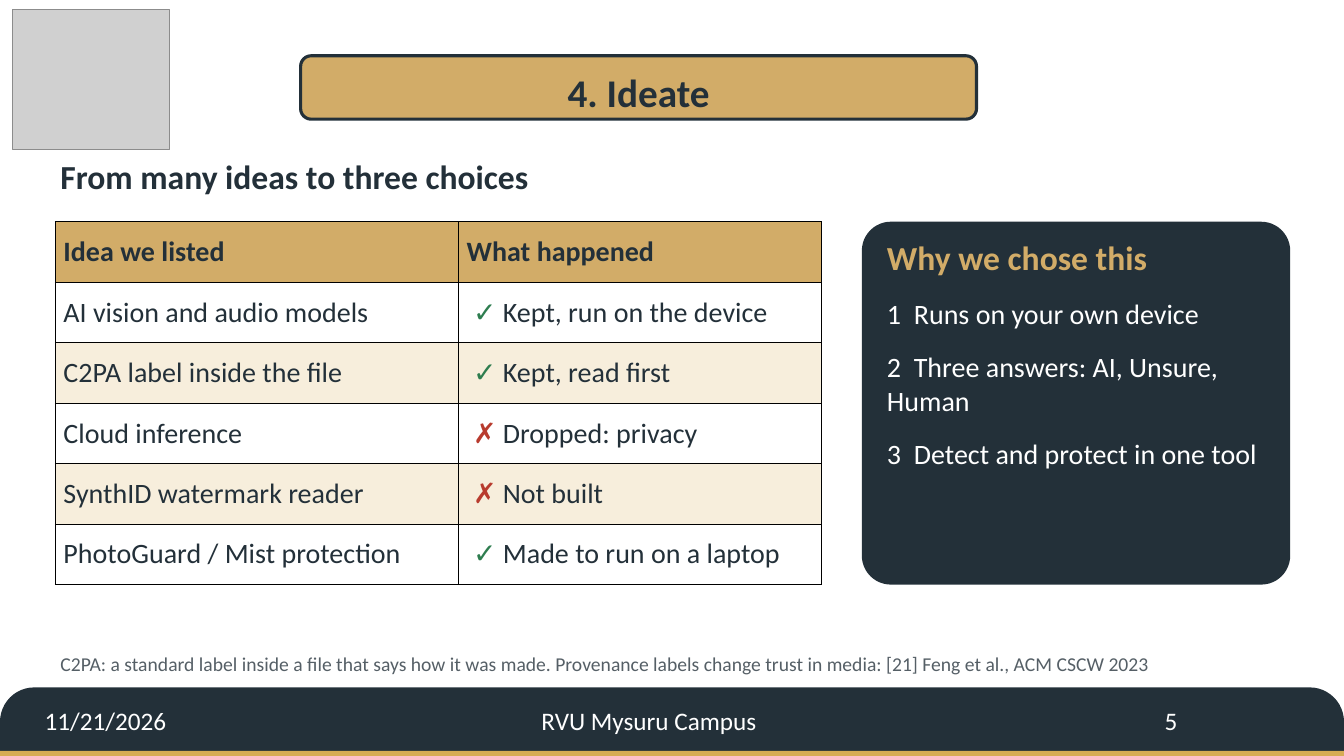
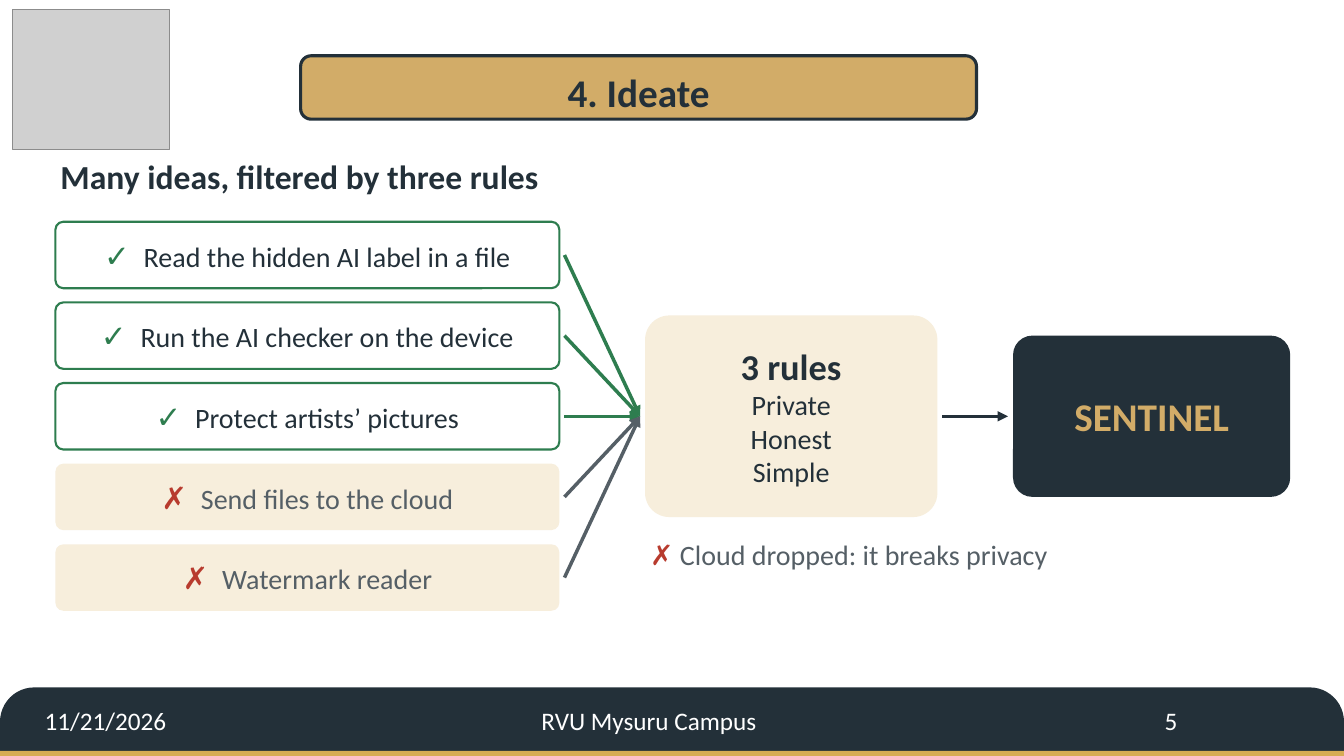
Before and after one commit to YajatGhule/ai-poisoner, a slide deck: slide 5 of sidt/SIDT_Jury_Deck_G14.pptx. Drawn at 1344x756 pixels with LibreOffice and Linux fonts; fonts in the diff are those of the drawing; grey boxes stand for pictures; background and template pictures are left out. Boxes give left, top, right and bottom in pixels: in the first picture for what was removed or moved away, otherwise in the second. Text is boxed around its words. In the diff, an @@ line names an element or a change of style, - is before the commit and + after.

Commit message:
SIDT: solo report and simpler jury deck with flowcharts

```diff
--- a/sidt/SIDT_Jury_Deck_G14.pptx
+++ b/sidt/SIDT_Jury_Deck_G14.pptx
@@ text at (x1=60, y1=165, x2=538, y2=195): text changed @@
-From many ideas to three choices
+Many ideas, filtered by three rules
@@ table removed at (x1=55, y1=222, x2=822, y2=585), 6 rows, 2 columns @@
-Idea we listed | What happened
-AI vision and audio models | ✓ Kept, run on the device
-C2PA label inside the file | ✓ Kept, read first
-Cloud inference | ✗ Dropped: privacy
-SynthID watermark reader | ✗ Not built
-PhotoGuard / Mist protection | ✓ Made to run on a laptop
@@ rounded rectangle added at (x1=55, y1=222, x2=560, y2=288), fill #FFFFFF, outline #2E7D4F 1.5 pt, 20 pt, text #233039 @@
+✓ Read the hidden AI label in a file
@@ rounded rectangle removed at (x1=862, y1=222, x2=1291, y2=585) @@
@@ arrow added from (565, 255) to (640, 416), #2E7D4F 2.5 pt @@
@@ text removed at (x1=887, y1=246, x2=1256, y2=469) @@
-Why we chose this
-1 Runs on your own device
-2 Three answers: AI, Unsure, Human
-3 Detect and protect in one tool
@@ rounded rectangle added at (x1=55, y1=302, x2=560, y2=369), fill #FFFFFF, outline #2E7D4F 1.5 pt, 20 pt, text #233039 @@
+✓ Run the AI checker on the device
@@ rounded rectangle added at (x1=645, y1=316, x2=938, y2=517), fill #F7EEDC, 20 pt, text #233039 @@
+3 rules
+Private
+Honest
+Simple
@@ arrow added from (565, 336) to (640, 416), #2E7D4F 2.5 pt @@
@@ rounded rectangle added at (x1=1013, y1=336, x2=1291, y2=497), fill #233039, 28 pt, text #D2AC68, bold @@
+SENTINEL
@@ rounded rectangle added at (x1=55, y1=383, x2=560, y2=450), fill #FFFFFF, outline #2E7D4F 1.5 pt, 20 pt, text #233039 @@
+✓ Protect artists’ pictures
@@ arrow added from (565, 416) to (640, 416), #2E7D4F 2.5 pt @@
@@ arrow added from (565, 497) to (640, 416), #555F66 2.5 pt @@
@@ arrow added from (565, 578) to (640, 416), #555F66 2.5 pt @@
@@ arrow added from (943, 416) to (1008, 416), #233039 2.5 pt @@
@@ rounded rectangle added at (x1=55, y1=464, x2=560, y2=530), fill #F7EEDC, 20 pt, text #555F66 @@
+✗ Send files to the cloud
@@ rounded rectangle added at (x1=55, y1=544, x2=560, y2=611), fill #F7EEDC, 20 pt, text #555F66 @@
+✗ Watermark reader
@@ text added at (x1=680, y1=545, x2=1047, y2=570), 20 pt, text #555F66 @@
+✗ Cloud dropped: it breaks privacy
@@ text removed at (x1=60, y1=657, x2=1149, y2=675) @@
-C2PA: a standard label inside a file that says how it was made. Provenance labels change trust in media: [21] Feng et al., ACM CSCW 2023
```
Also in this commit, not shown: 8 other slides changed, 1 slide added, 1 slide removed, 8 other files.
